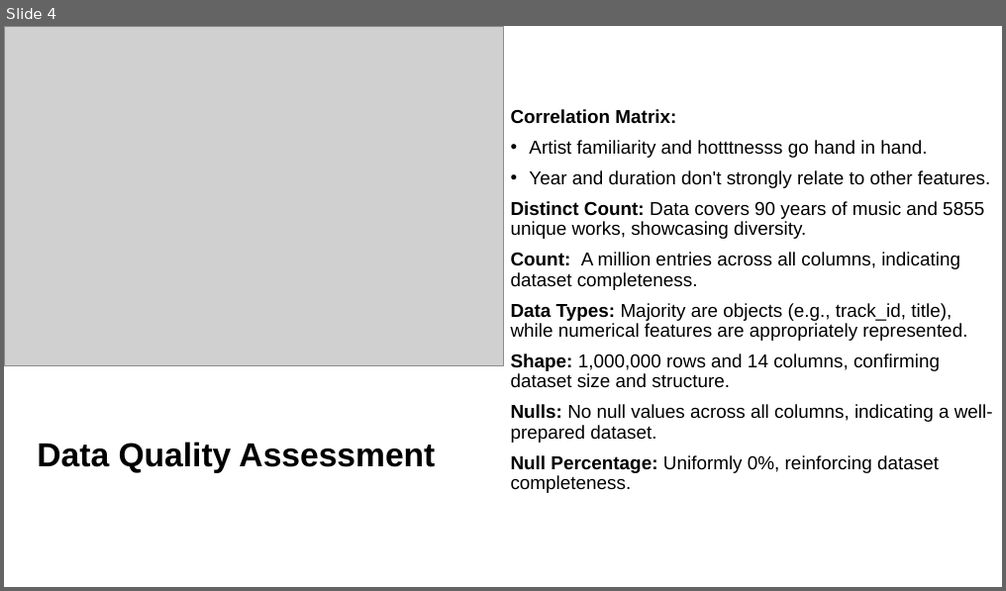
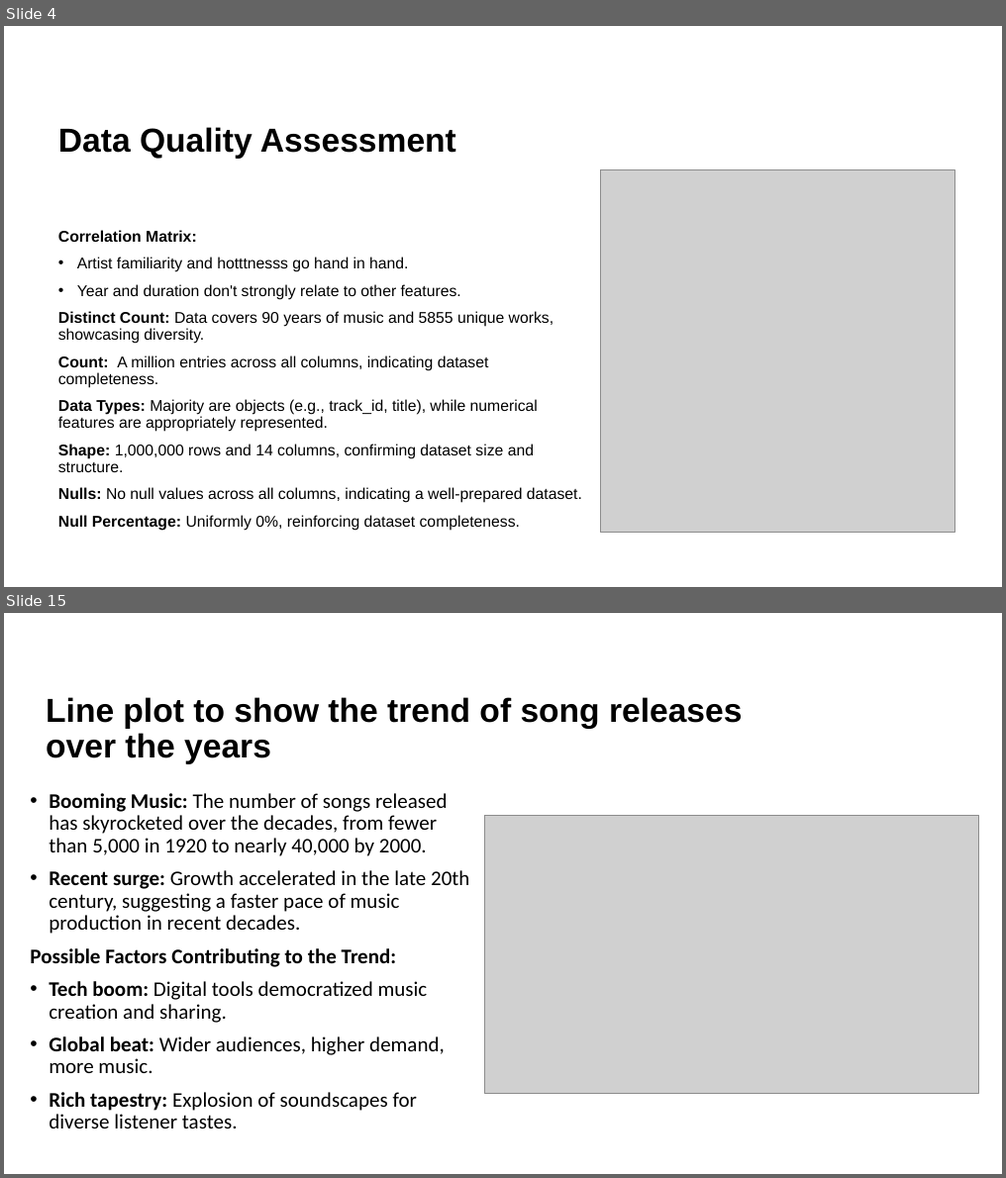
Before and after one commit to majb90/MIS548-Group-6, a slide deck: Project Presentation.pptx. Shown one above the other, each under a label of ours: slide 4 before the commit, slides 4 and 15 after it; the slides between them are not shown. The pictures are 1006x591 and 1006x1178 pixels, drawn with LibreOffice and Linux fonts; fonts in the diff are those of the drawing; grey boxes stand for pictures. Boxes give left, top, right and bottom in pixels: in the first picture for what was removed or moved away, otherwise in the second. Text is boxed around its words. In the diff, an @@ line names an element or a change of style, - is before the commit and + after.

```diff
--- a/Project Presentation.pptx
+++ b/Project Presentation.pptx
@@ slide 15 added at [4, 613, 1002, 1174], background #FFFFFF @@
@@ title added at [46, 697, 742, 764], 32 pt, text #000000, bold @@
+Line plot to show the trend of song releases over the years
@@ text added at [30, 793, 469, 1129], 20 pt, text #000000 @@
+• Booming Music: The number of songs released has skyrocketed over the decades, from fewer than 5,000 in 1920 to nearly 40,000 by 2000.
+• Recent surge: Growth accelerated in the late 20th century, suggesting a faster pace of music production in recent decades.
+Possible Factors Contributing to the Trend:
+• Tech boom: Digital tools democratized music creation and sharing.
+• Global beat: Wider audiences, higher demand, more music.
+• Rich tapestry: Explosion of soundscapes for diverse listener tastes.
@@ picture added at [484, 816, 979, 1093] @@
@@ slide 4 changed as well @@
@@ title "Data Quality Assessment": place and size @@
-title "Data Quality Assessment" at [37, 442, 435, 473]
+title "Data Quality Assessment" at [58, 127, 456, 159]
@@ title "Data Quality Assessment" at [58, 127, 456, 159]: vertical alignment middle to bottom @@
@@ picture: place and size @@
-picture at [4, 26, 503, 366]
+picture at [601, 170, 955, 533]
@@ text "Correlation Matrix:": place and size @@
-text "Correlation Matrix:" at [511, 109, 993, 493]
+text "Correlation Matrix:" at [58, 230, 582, 531]
@@ text "Correlation Matrix:" at [58, 230, 582, 531]: size 18 to 15 pt; vertical alignment middle to top @@
```
Also in this commit, not shown: 4 other slides changed, 16 other slides added, 1 slide removed.
